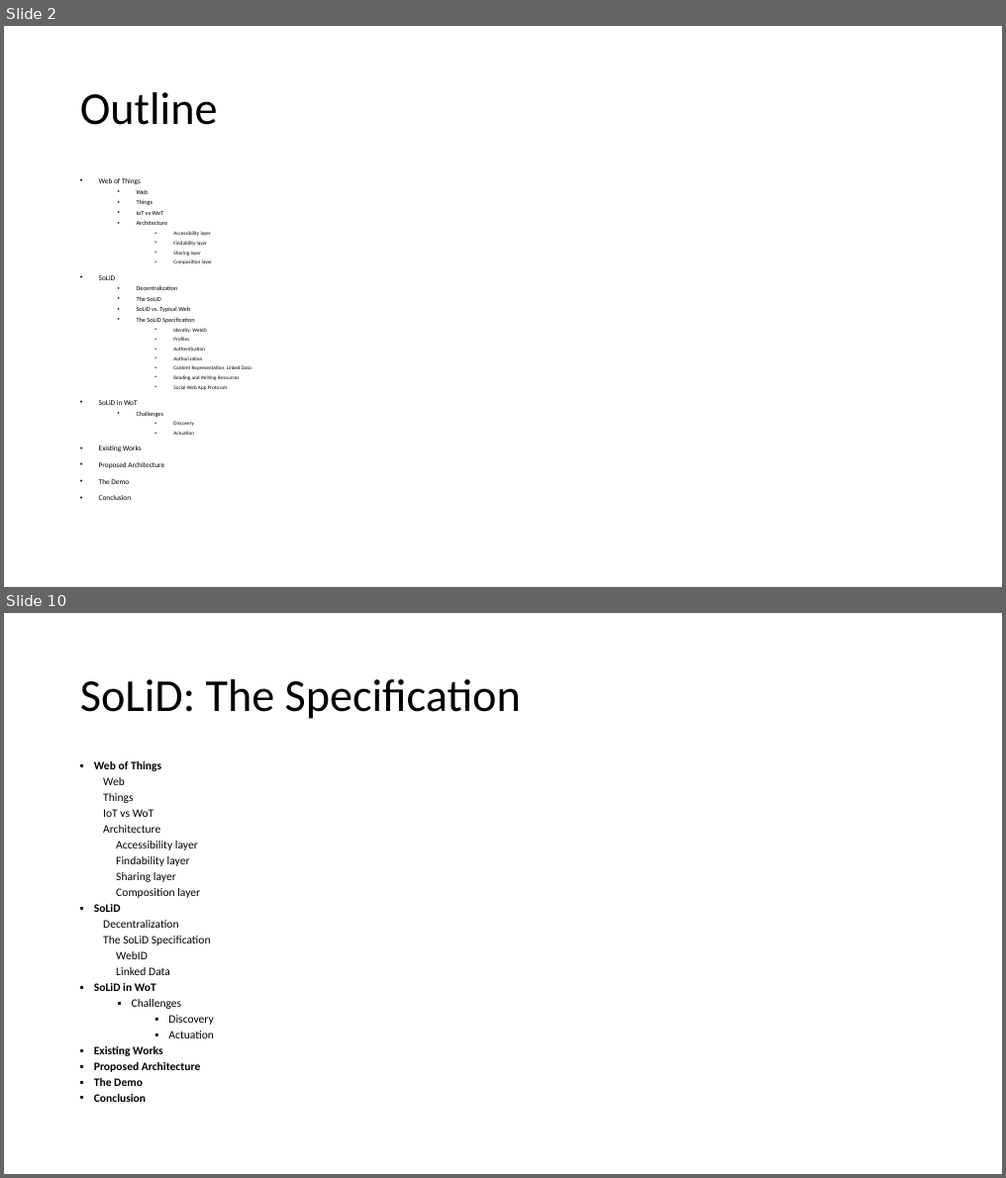
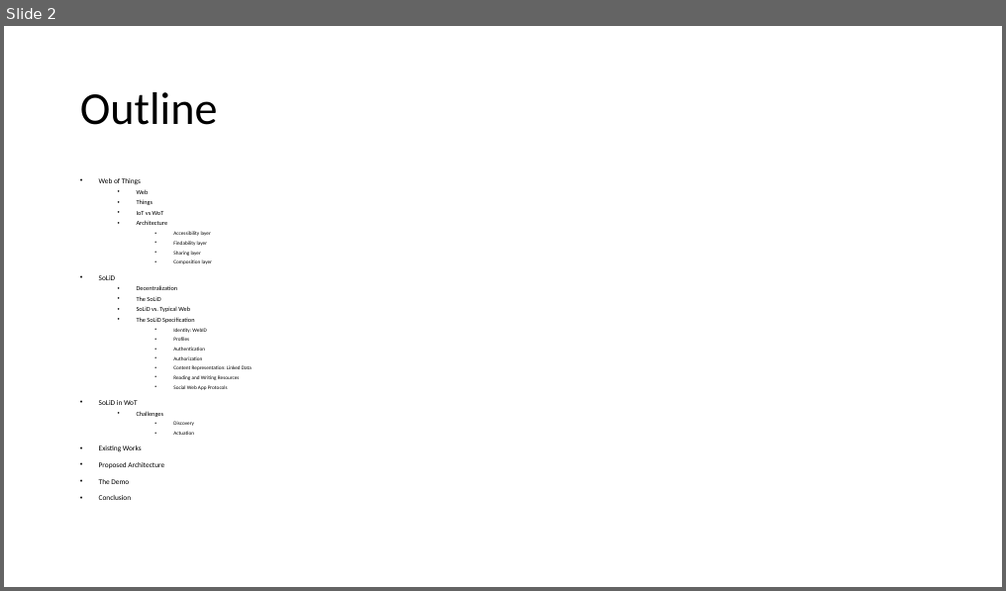
Before and after one commit to shovradas/solid-wot, a slide deck: Final-Presentation.pptx. Shown one above the other, each under a label of ours: slides 2 and 10 before the commit, slide 2 after it; the slides between them are not shown. The pictures are 1006x1178 and 1006x591 pixels, drawn with LibreOffice and Linux fonts; fonts in the diff are those of the drawing. Boxes give left, top, right and bottom in pixels: in the first picture for what was removed or moved away, otherwise in the second. Text is boxed around its words. In the diff, an @@ line names an element or a change of style, - is before the commit and + after.

```diff
--- a/Final-Presentation.pptx
+++ b/Final-Presentation.pptx
@@ slide 10 removed at (4,613,1002,1174), background #FFFFFF @@
@@ title removed at (80,679,521,719) @@
-SoLiD: The Specification
@@ text removed at (94,761,214,1102) @@
-▪ Web of Things
-Web
-Things
-IoT vs WoT
-Architecture
-Accessibility layer
-Findability layer
-Sharing layer
-Composition layer
-▪ SoLiD
-Decentralization
-The SoLiD Specification
-WebID
-Linked Data
-▪ SoLiD in WoT
-  ▪ Challenges
-    ▪ Discovery
-    ▪ Actuation
-▪ Existing Works
-▪ Proposed Architecture
-▪ The Demo
-▪ Conclusion
```
Also in this commit, not shown: 16 other slides changed, 9 slides added, 9 other slides removed, 1 other file.
